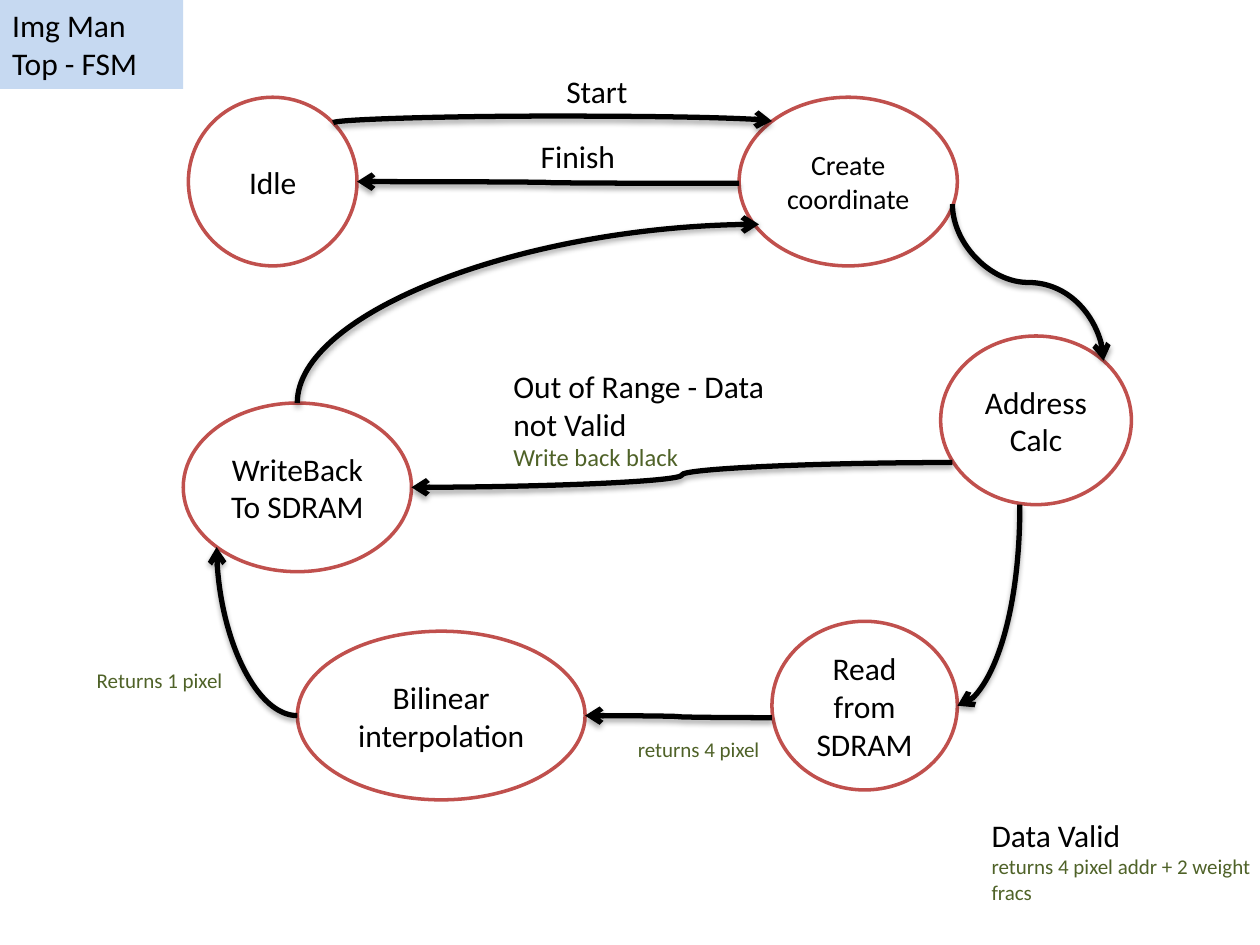
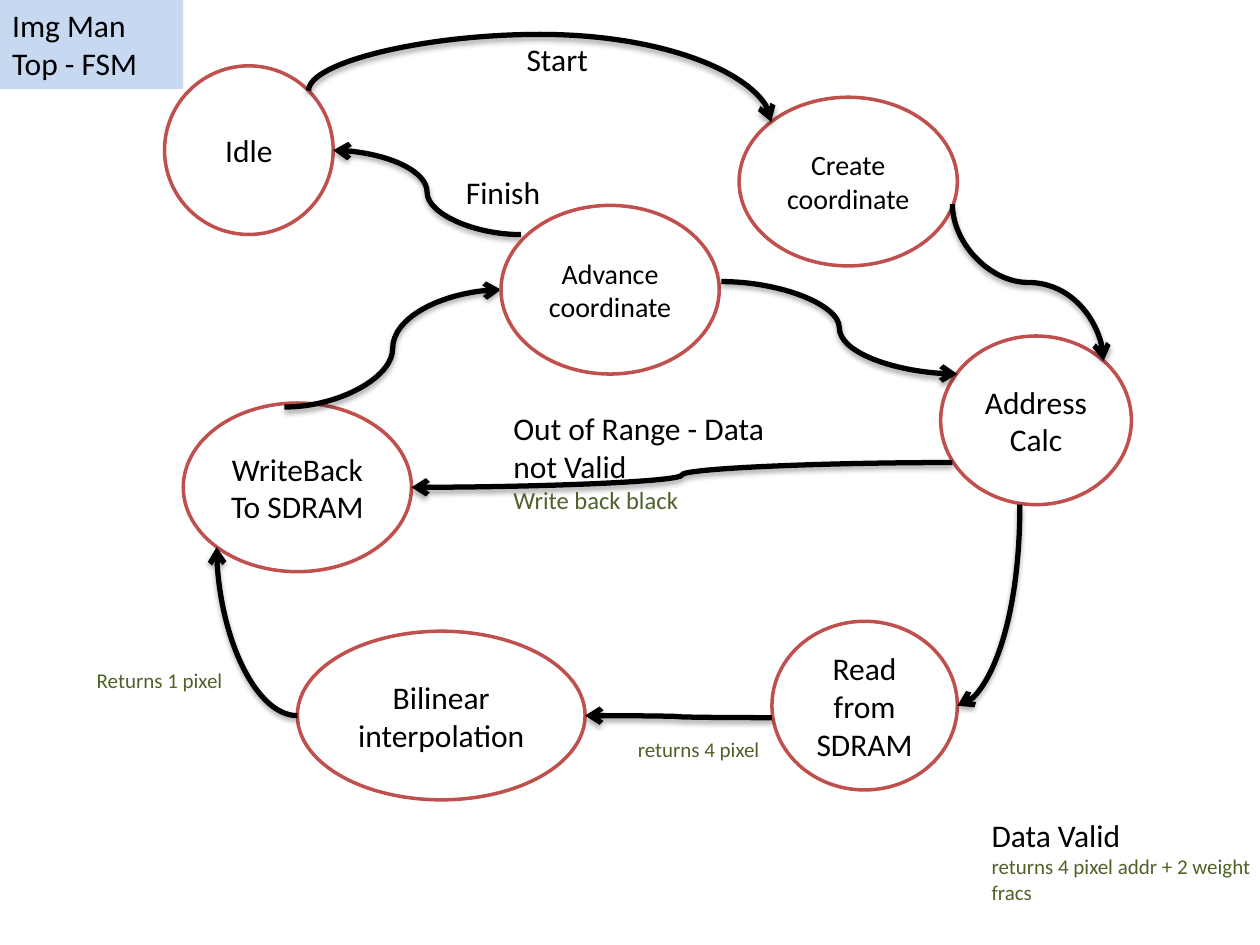
Before and after one commit to shizzz88/image-rotation-technion-ee, a slide deck: slide 1 of Presentation/Img Man Top FSM.pptx. Drawn at 1260x945 pixels with LibreOffice and Linux fonts; fonts in the diff are those of the drawing. Boxes give left, top, right and bottom in pixels: in the first picture for what was removed or moved away, otherwise in the second. Text is boxed around its words. In the diff, an @@ line names an element or a change of style, - is before the commit and + after.

```diff
--- a/Presentation/Img Man Top FSM.pptx
+++ b/Presentation/Img Man Top FSM.pptx
@@ curved arrow moved from (333, 122) - (772, 121) to (309, 91) - (771, 122) @@
@@ text "Start": place and size @@
-text "Start" at [566, 82, 627, 104]
+text "Start" at [527, 50, 588, 72]
@@ ellipse "Idle": place and size @@
-ellipse "Idle" at [189, 97, 358, 266]
+ellipse "Idle" at [165, 66, 334, 234]
@@ curved arrow moved from (740, 184) - (357, 181) to (520, 234) - (333, 150) @@
@@ text "Finish": place and size @@
-text "Finish" at [541, 146, 615, 169]
+text "Finish" at [466, 182, 540, 205]
@@ ellipse added at [501, 205, 719, 374], fill #FFFFFF, outline #C0504D 2 pt, 16 pt, text #000000 @@
+Advance coordinate
@@ curved arrow moved from (297, 403) - (759, 224) to (285, 407) - (501, 290) @@
@@ curved arrow added from (721, 281) to (958, 374), #000000 3 pt @@
@@ text "Out of Range - Data ...": place and size @@
-text "Out of Range - Data ..." at [513, 376, 763, 466]
+text "Out of Range - Data ..." at [513, 418, 763, 509]
```
Also in this commit, not shown: 1 other file.
